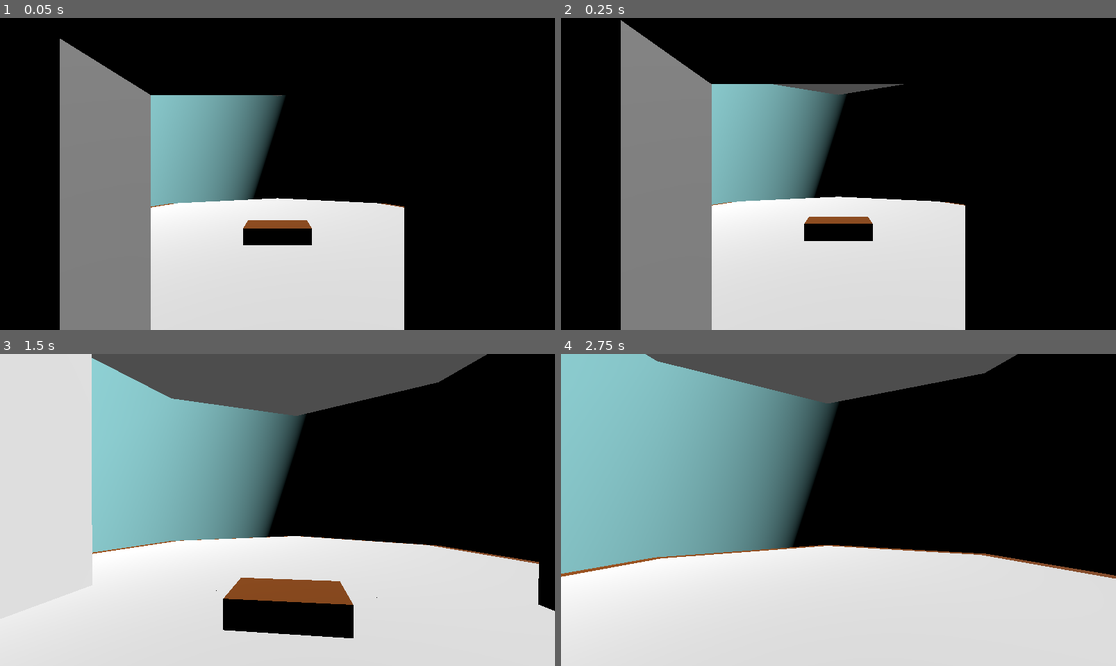
Above: before the commit, frames 1-4 (two rows, left to right).
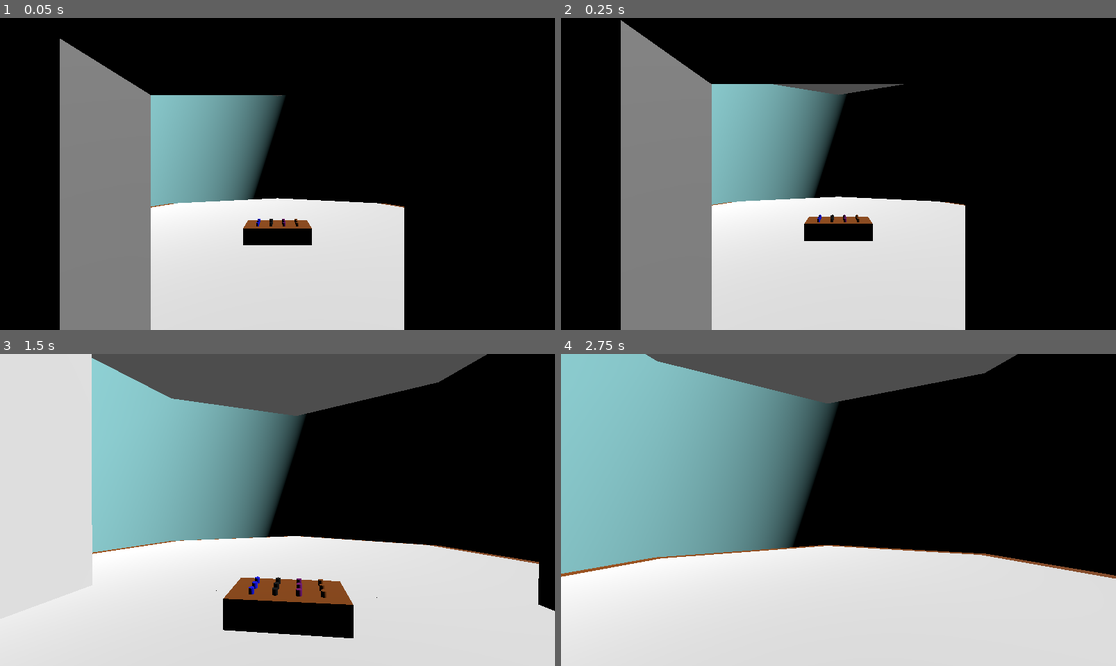
Above: after the commit, the same moments.

Repository: WildcatGameStudios/ScaryHouse
Game: Godot game, scene res://scenes/levels/water_plants/level.tscn
Same seed, same stepped clock (60 frames per second), same inputs: the game is played once before the commit and once after it. This scene is started directly instead of the project's main scene.
Inputs (mouse positions are in pixels of both pictures, inside the frame that each line leads up to):
- Up to frame 1 (0.05 s): no input
- Up to frame 2 (0.25 s): no input
- Up to frame 3 (1.5 s): tap Enter at 0.5 s; move the mouse to (305, 510) at 0.52 s; hold W (move_forward) from 0.53 s (still down); tap E (e) at 0.6 s; tap Space (jump) at 0.77 s; tap R (r) at 0.8, 1.35 s; move the mouse to (249, 510) at 1.27 s
- Up to frame 4 (2.75 s): keep holding W (move_forward); tap Space (jump) at 1.52 s; tap Shift (run) at 1.55 s; move the mouse to (849, 503) at 2.02 s; hold Shift (run) from 2.03 s (still down); tap E (e) at 2.3 s

The runs differ from the first frame. In frame 1, less than 0.1% of the frame differs, in the area x 46-54%, y 64-67%; in frame 2, less than 0.1%; in frame 3, 0.2%, in the area x 44-59%, y 71-79%; in frame 4, nothing differs.

Commit message:
working on watering plants

Diff:
--- /dev/null
+++ b/scenes/levels/water_plants/fertilizer.tscn
@@ -0,0 +1,11 @@
+[gd_scene load_steps=2 format=3 uid="uid://dxkomju581h02"]
+
+[sub_resource type="StandardMaterial3D" id="StandardMaterial3D_blumj"]
+resource_local_to_scene = true
+albedo_color = Color(0.588235, 0.294118, 0, 1)
+
+[node name="CSGCylinder3D4" type="CSGCylinder3D"]
+radius = 0.05
+height = 0.1
+sides = 16
+material = SubResource("StandardMaterial3D_blumj")
--- /dev/null
+++ b/scenes/levels/water_plants/flies.tscn
@@ -0,0 +1,11 @@
+[gd_scene load_steps=2 format=3 uid="uid://bsfk5h4xfrtat"]
+
+[sub_resource type="StandardMaterial3D" id="StandardMaterial3D_blumj"]
+resource_local_to_scene = true
+albedo_color = Color(0, 0, 0, 1)
+
+[node name="CSGCylinder3D4" type="CSGCylinder3D"]
+radius = 0.05
+height = 0.1
+sides = 16
+material = SubResource("StandardMaterial3D_blumj")
--- a/scenes/levels/water_plants/level.tscn
+++ b/scenes/levels/water_plants/level.tscn
@@ -1,7 +1,12 @@
-[gd_scene load_steps=18 format=3 uid="uid://bvpxpn4fotxxv"]
-
+[gd_scene load_steps=35 format=3 uid="uid://bvpxpn4fotxxv"]
+
+[ext_resource type="Script" uid="uid://bbwm44dlwmya2" path="res://scripts/levels/water_plants/level.gd" id="1_apnnk"]
 [ext_resource type="PackedScene" uid="uid://bcv40fcphjv3m" path="res://scenes/player/player.tscn" id="2_1enwu"]
+[ext_resource type="PackedScene" uid="uid://dxkomju581h02" path="res://scenes/levels/water_plants/fertilizer.tscn" id="2_rnrpy"]
 [ext_resource type="PackedScene" uid="uid://cxwjh7b7eftlh" path="res://scenes/levels/water_plants/plant.tscn" id="2_y3sin"]
+[ext_resource type="PackedScene" uid="uid://dpns0ocbunlsd" path="res://scenes/levels/water_plants/light.tscn" id="3_apnnk"]
+[ext_resource type="PackedScene" uid="uid://bsfk5h4xfrtat" path="res://scenes/levels/water_plants/flies.tscn" id="4_4ljn0"]
+[ext_resource type="PackedScene" uid="uid://q26xppkmbj0y" path="res://scenes/levels/water_plants/water.tscn" id="5_aq4vj"]
 
 [sub_resource type="StandardMaterial3D" id="StandardMaterial3D_if3ys"]
 
@@ -29,6 +34,54 @@
 [sub_resource type="StandardMaterial3D" id="StandardMaterial3D_4ljn0"]
 albedo_color = Color(0.588235, 0.294118, 0, 1)
 
+[sub_resource type="StandardMaterial3D" id="StandardMaterial3D_dtcjp"]
+resource_local_to_scene = true
+albedo_color = Color(0.588235, 0.294118, 0, 1)
+
+[sub_resource type="StandardMaterial3D" id="StandardMaterial3D_85ofr"]
+resource_local_to_scene = true
+albedo_color = Color(0.588235, 0.294118, 0, 1)
+
+[sub_resource type="StandardMaterial3D" id="StandardMaterial3D_laj3e"]
+resource_local_to_scene = true
+albedo_color = Color(0.588235, 0.294118, 0, 1)
+
+[sub_resource type="StandardMaterial3D" id="StandardMaterial3D_fgq4r"]
+resource_local_to_scene = true
+albedo_color = Color(0.501961, 0, 0.501961, 1)
+
+[sub_resource type="StandardMaterial3D" id="StandardMaterial3D_p6f8n"]
+resource_local_to_scene = true
+albedo_color = Color(0.501961, 0, 0.501961, 1)
+
+[sub_resource type="StandardMaterial3D" id="StandardMaterial3D_xq8tw"]
+resource_local_to_scene = true
+albedo_color = Color(0.501961, 0, 0.501961, 1)
+
+[sub_resource type="StandardMaterial3D" id="StandardMaterial3D_yifmo"]
+resource_local_to_scene = true
+albedo_color = Color(0, 0, 0, 1)
+
+[sub_resource type="StandardMaterial3D" id="StandardMaterial3D_n88vw"]
+resource_local_to_scene = true
+albedo_color = Color(0, 0, 0, 1)
+
+[sub_resource type="StandardMaterial3D" id="StandardMaterial3D_5ncw7"]
+resource_local_to_scene = true
+albedo_color = Color(0, 0, 0, 1)
+
+[sub_resource type="StandardMaterial3D" id="StandardMaterial3D_7sah6"]
+resource_local_to_scene = true
+albedo_color = Color(0, 0, 1, 1)
+
+[sub_resource type="StandardMaterial3D" id="StandardMaterial3D_5wcdn"]
+resource_local_to_scene = true
+albedo_color = Color(0, 0, 1, 1)
+
+[sub_resource type="StandardMaterial3D" id="StandardMaterial3D_hppwq"]
+resource_local_to_scene = true
+albedo_color = Color(0, 0, 1, 1)
+
 [sub_resource type="StandardMaterial3D" id="StandardMaterial3D_51yu1"]
 albedo_color = Color(0.670588, 0.984314, 1, 1)
 
@@ -40,6 +93,7 @@
 [sub_resource type="StandardMaterial3D" id="StandardMaterial3D_q34jd"]
 
 [node name="Level" type="Node3D" groups=["world"]]
+script = ExtResource("1_apnnk")
 
 [node name="start" type="CSGBox3D" parent="."]
 transform = Transform3D(1, 0, 0, 0, 1, 0, 0, 0, 1, 0, -0.5, 7.5)
@@ -133,6 +187,54 @@
 size = Vector3(2, 0.5, 1)
 material = SubResource("StandardMaterial3D_4ljn0")
 
+[node name="fertilizer1" parent="." instance=ExtResource("2_rnrpy")]
+transform = Transform3D(1, 0, 0, 0, 1, 0, 0, 0, 1, 0.6, 0.55, 1.25)
+material = SubResource("StandardMaterial3D_dtcjp")
+
+[node name="fertilizer2" parent="." instance=ExtResource("2_rnrpy")]
+transform = Transform3D(1, 0, 0, 0, 1, 0, 0, 0, 1, 0.6, 0.55, 1)
+material = SubResource("StandardMaterial3D_85ofr")
+
+[node name="fertilizer3" parent="." instance=ExtResource("2_rnrpy")]
+transform = Transform3D(1, 0, 0, 0, 1, 0, 0, 0, 1, 0.6, 0.55, 0.75)
+material = SubResource("StandardMaterial3D_laj3e")
+
+[node name="light1" parent="." instance=ExtResource("3_apnnk")]
+transform = Transform3D(1, 0, 0, 0, 1, 0, 0, 0, 1, 0.2, 0.55, 1.25)
+material = SubResource("StandardMaterial3D_fgq4r")
+
+[node name="light2" parent="." instance=ExtResource("3_apnnk")]
+transform = Transform3D(1, 0, 0, 0, 1, 0, 0, 0, 1, 0.2, 0.55, 1)
+material = SubResource("StandardMaterial3D_p6f8n")
+
+[node name="light3" parent="." instance=ExtResource("3_apnnk")]
+transform = Transform3D(1, 0, 0, 0, 1, 0, 0, 0, 1, 0.2, 0.55, 0.75)
+material = SubResource("StandardMaterial3D_xq8tw")
+
+[node name="flies1" parent="." instance=ExtResource("4_4ljn0")]
+transform = Transform3D(1, 0, 0, 0, 1, 0, 0, 0, 1, -0.2, 0.55, 1.25)
+material = SubResource("StandardMaterial3D_yifmo")
+
+[node name="flies2" parent="." instance=ExtResource("4_4ljn0")]
+transform = Transform3D(1, 0, 0, 0, 1, 0, 0, 0, 1, -0.2, 0.55, 1)
+material = SubResource("StandardMaterial3D_n88vw")
+
+[node name="flies3" parent="." instance=ExtResource("4_4ljn0")]
+transform = Transform3D(1, 0, 0, 0, 1, 0, 0, 0, 1, -0.2, 0.55, 0.75)
+material = SubResource("StandardMaterial3D_5ncw7")
+
+[node name="water1" parent="." instance=ExtResource("5_aq4vj")]
+transform = Transform3D(1, 0, 0, 0, 1, 0, 0, 0, 1, -0.6, 0.55, 1.25)
+material = SubResource("StandardMaterial3D_7sah6")
+
+[node name="water2" parent="." instance=ExtResource("5_aq4vj")]
+transform = Transform3D(1, 0, 0, 0, 1, 0, 0, 0, 1, -0.6, 0.55, 1)
+material = SubResource("StandardMaterial3D_5wcdn")
+
+[node name="water3" parent="." instance=ExtResource("5_aq4vj")]
+transform = Transform3D(1, 0, 0, 0, 1, 0, 0, 0, 1, -0.6, 0.55, 0.75)
+material = SubResource("StandardMaterial3D_hppwq")
+
 [node name="DirectionalLight3D" type="DirectionalLight3D" parent="."]
 transform = Transform3D(0.692231, -0.0336307, 0.720892, -0.721676, -0.0322586, 0.691479, -3.72529e-09, -0.998914, -0.0466009, 6.80173, 15, -4.321)
 
--- /dev/null
+++ b/scenes/levels/water_plants/light.tscn
@@ -0,0 +1,11 @@
+[gd_scene load_steps=2 format=3 uid="uid://dpns0ocbunlsd"]
+
+[sub_resource type="StandardMaterial3D" id="StandardMaterial3D_blumj"]
+resource_local_to_scene = true
+albedo_color = Color(0.501961, 0, 0.501961, 1)
+
+[node name="CSGCylinder3D4" type="CSGCylinder3D"]
+radius = 0.05
+height = 0.1
+sides = 16
+material = SubResource("StandardMaterial3D_blumj")
--- a/scenes/levels/water_plants/plant.tscn
+++ b/scenes/levels/water_plants/plant.tscn
@@ -1,7 +1,7 @@
 [gd_scene load_steps=4 format=3 uid="uid://cxwjh7b7eftlh"]
 
-[ext_resource type="Script" uid="uid://2u8l00x3i7ur" path="res://scripts/plant.gd" id="1_c1dw4"]
-[ext_resource type="Script" uid="uid://di10je160ywtn" path="res://scripts/plant_sm.gd" id="2_iw701"]
+[ext_resource type="Script" uid="uid://2u8l00x3i7ur" path="res://scripts/levels/water_plants/plant.gd" id="1_c1dw4"]
+[ext_resource type="Script" uid="uid://di10je160ywtn" path="res://scripts/levels/water_plants/plant_sm.gd" id="2_iw701"]
 
 [sub_resource type="StandardMaterial3D" id="StandardMaterial3D_iw701"]
 resource_local_to_scene = true
--- /dev/null
+++ b/scenes/levels/water_plants/water.tscn
@@ -0,0 +1,11 @@
+[gd_scene load_steps=2 format=3 uid="uid://q26xppkmbj0y"]
+
+[sub_resource type="StandardMaterial3D" id="StandardMaterial3D_blumj"]
+resource_local_to_scene = true
+albedo_color = Color(0, 0, 1, 1)
+
+[node name="CSGCylinder3D4" type="CSGCylinder3D"]
+radius = 0.05
+height = 0.1
+sides = 16
+material = SubResource("StandardMaterial3D_blumj")
--- a/scripts/levels/refill_salt/level.gd
+++ b/scripts/levels/refill_salt/level.gd
@@ -7,7 +7,7 @@
 var player_orig_min_look: float
 
 func _ready() -> void:
-	player.walk_speed = player.run_speed
+	player.walk_speed = player.run_speed # will be removed
 	seed(randi_range(0,3)) # use onlt a few versions so it's easy to test for impossibility
 	for i in obstacles.get_children():
 		i.position.x = randf_range(-15,15) # set the x to a number between -15 and 15
--- /dev/null
+++ b/scripts/levels/water_plants/level.gd
@@ -0,0 +1 @@
+extends Node3D
--- a/scripts/plant.gd
+++ b/scripts/levels/water_plants/plant.gd
@@ -35,7 +35,6 @@
 	needs.append(randi_range(0,3))
 	while randf() < stop_adding_needs_chance and needs.size() < max_needs:
 		needs.append(randi_range(0,3))
-	print(needs)
 	needs_list.size.y = needs.size() * .2 + .1
 	needs_list.position.y = needs_list.size.y / 2 + 1
 
Not shown, added: scripts/levels/water_plants/level.gd.uid
Renamed: scripts/plant.gd.uid -> scripts/levels/water_plants/plant.gd.uid
Renamed: scripts/plant_sm.gd -> scripts/levels/water_plants/plant_sm.gd
Renamed: scripts/plant_sm.gd.uid -> scripts/levels/water_plants/plant_sm.gd.uid
